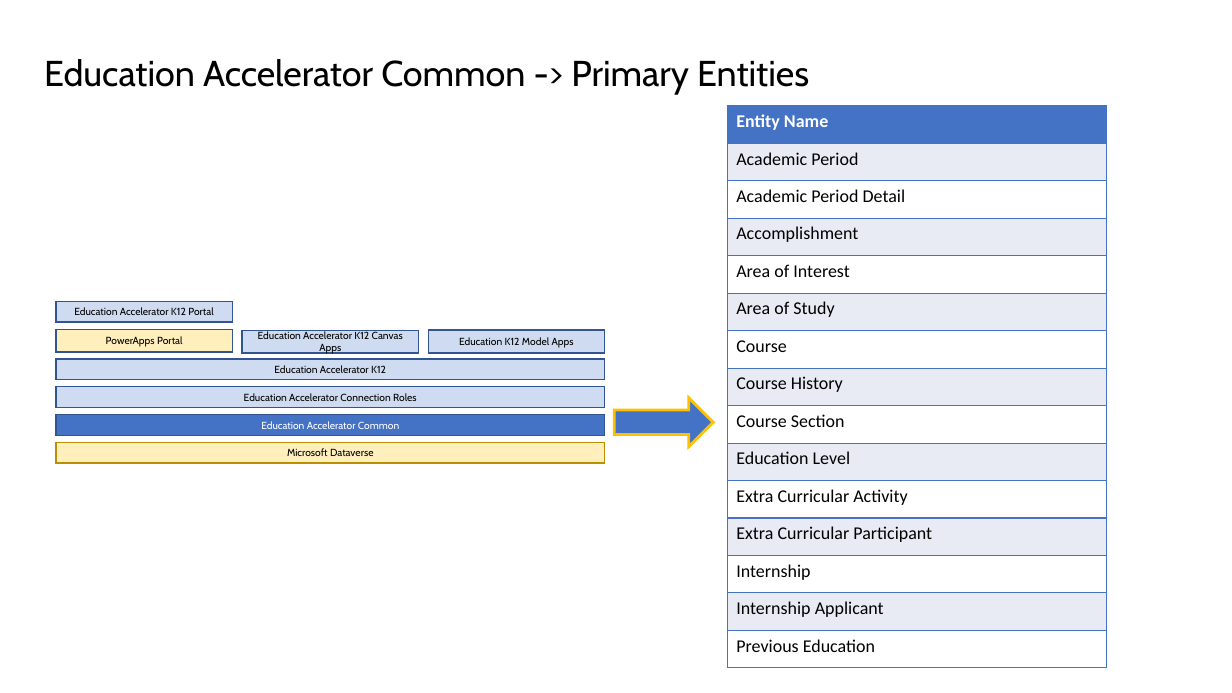
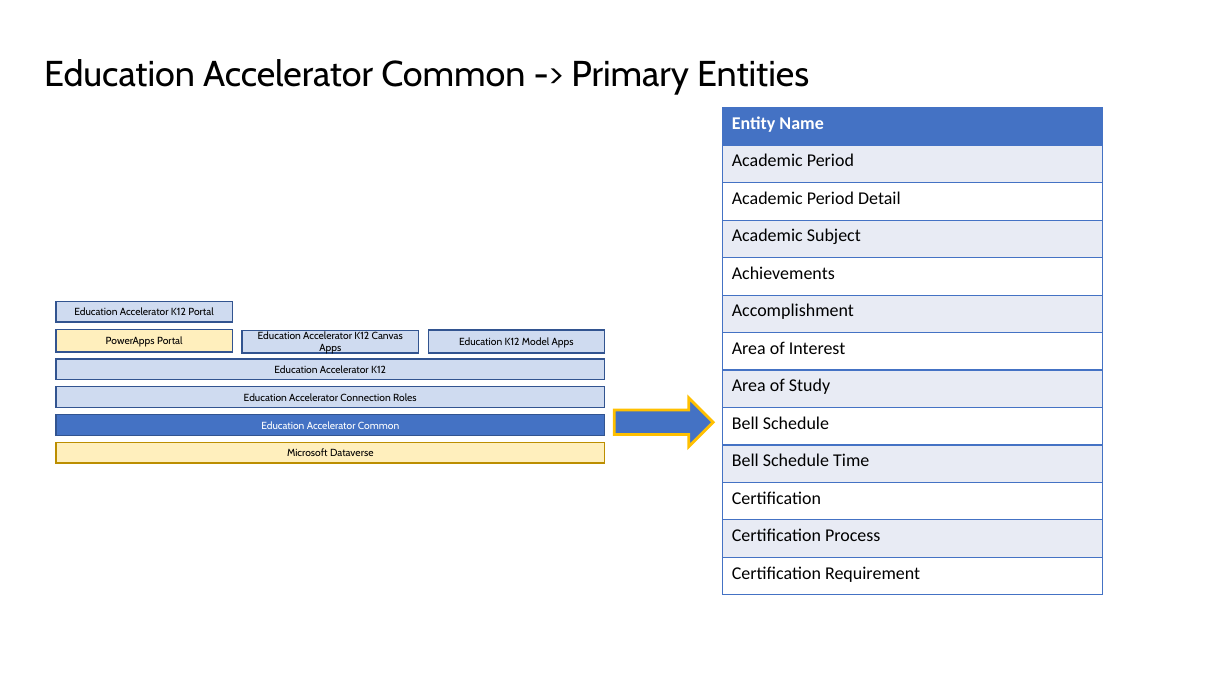
Before and after one commit to microsoft/Industry-Accelerator-Education, a slide deck: slide 2 of documentation/K12.Solution.Packaging.Design & ERD.pptx. Drawn at 1232x693 pixels with LibreOffice and Linux fonts; fonts in the diff are those of the drawing. Boxes give left, top, right and bottom in pixels: in the first picture for what was removed or moved away, otherwise in the second. Text is boxed around its words. In the diff, an @@ line names an element or a change of style, - is before the commit and + after.

```diff
--- a/documentation/K12.Solution.Packaging.Design & ERD.pptx
+++ b/documentation/K12.Solution.Packaging.Design & ERD.pptx
@@ table at (723, 108, 1103, 595) @@
+row 4: Academic Subject
+row 5: Achievements
-row 7: Course
-row 8: Course History
-row 9: Course Section
-row 10: Education Level
-row 11: Extra Curricular Activity
-row 12: Extra Curricular Participant
-row 13: Internship
-row 14: Internship Applicant
-row 15: Previous Education
+row 9: Bell Schedule
+row 10: Bell Schedule Time
+row 11: Certification
+row 12: Certification Process
+row 13: Certification Requirement
@@ table: place and size @@
-table at (727, 106, 1107, 668)
+table at (723, 108, 1103, 595)
```
Also in this commit, not shown: 7 other slides changed, 1 slide added, 33 other files.
